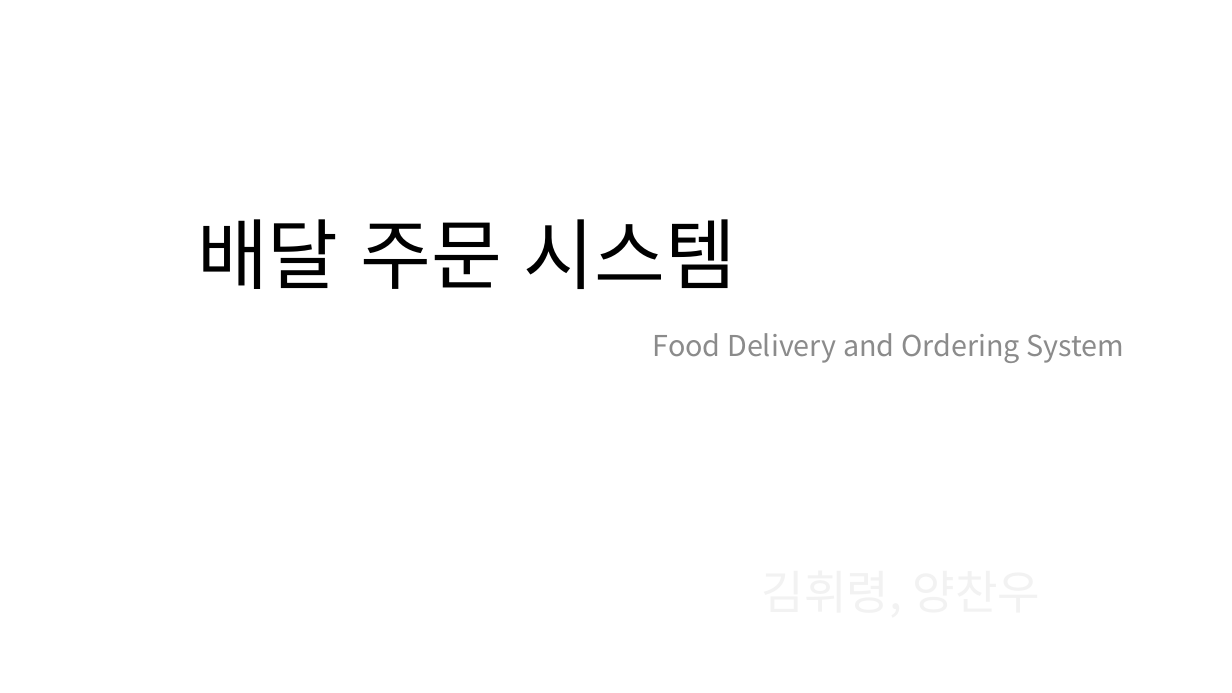
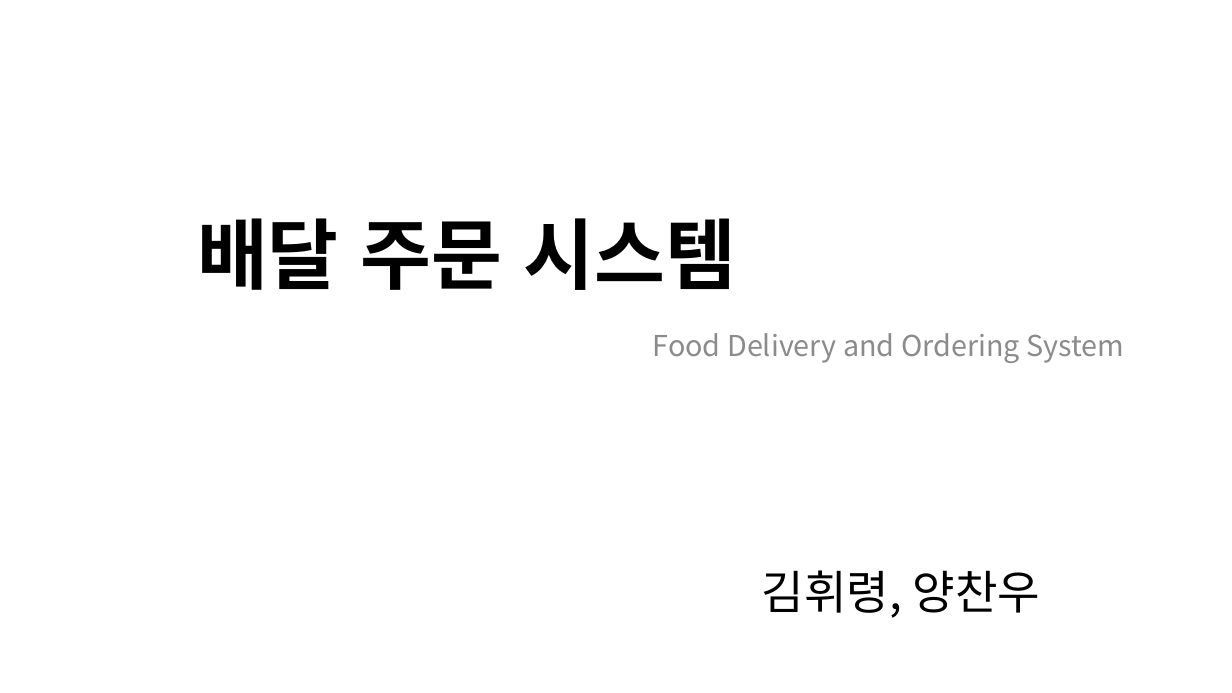
Before and after one commit to ian1321/SwingProject, a slide deck: slide 1 of 배달 주문 시스템.pptx. Drawn at 1232x693 pixels with LibreOffice and Linux fonts; fonts in the diff are those of the drawing. Boxes give left, top, right and bottom in pixels: in the first picture for what was removed or moved away, otherwise in the second. Text is boxed around its words. In the diff, an @@ line names an element or a change of style, - is before the commit and + after.

```diff
--- a/배달 주문 시스템.pptx
+++ b/배달 주문 시스템.pptx
@@ title "배달 주문 시스템" at [197,218,737,290]: bold on @@
@@ text added at [762,570,1041,618], 36 pt, text #000000 @@
+김휘령, 양찬우
```
Also in this commit, not shown: 3 other slides changed, 1 slide added, 4 slides removed.
